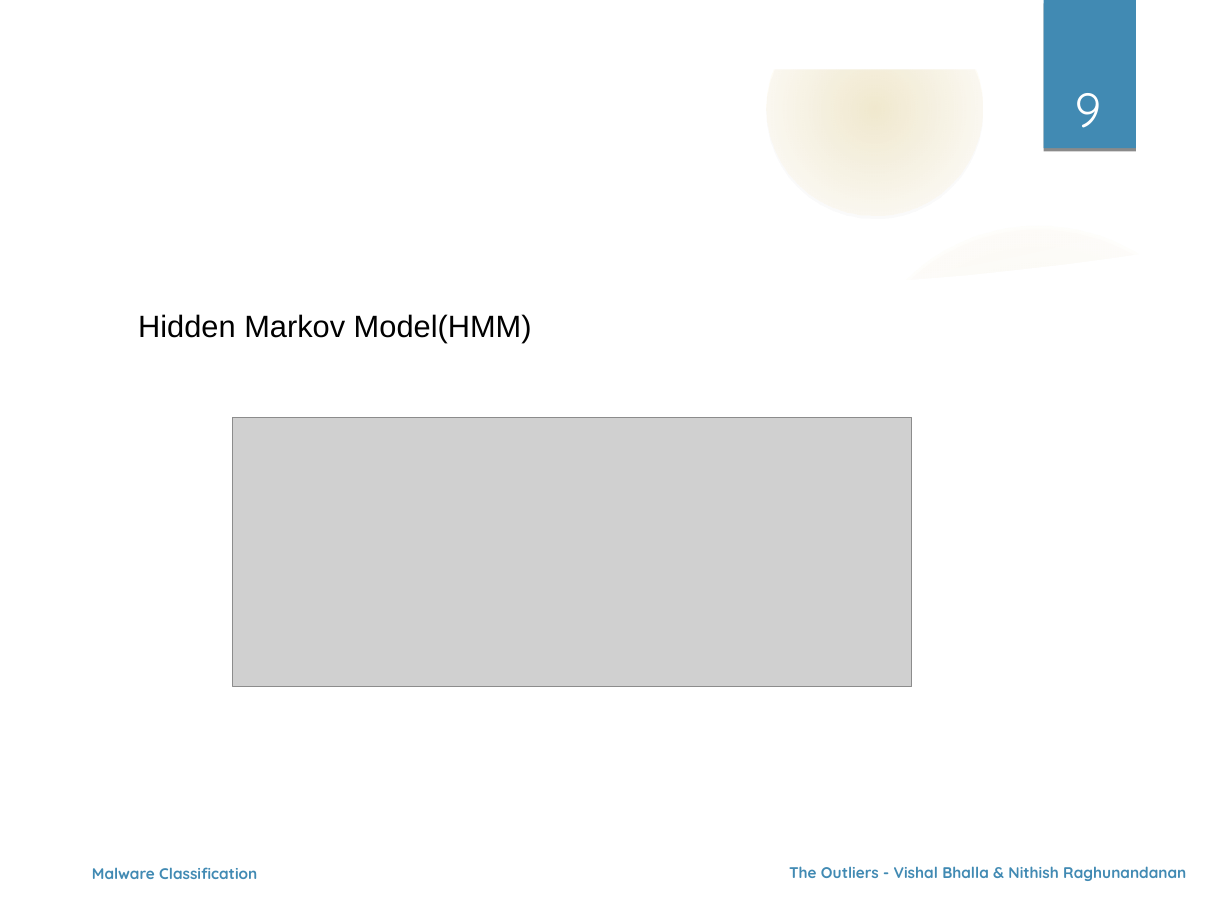
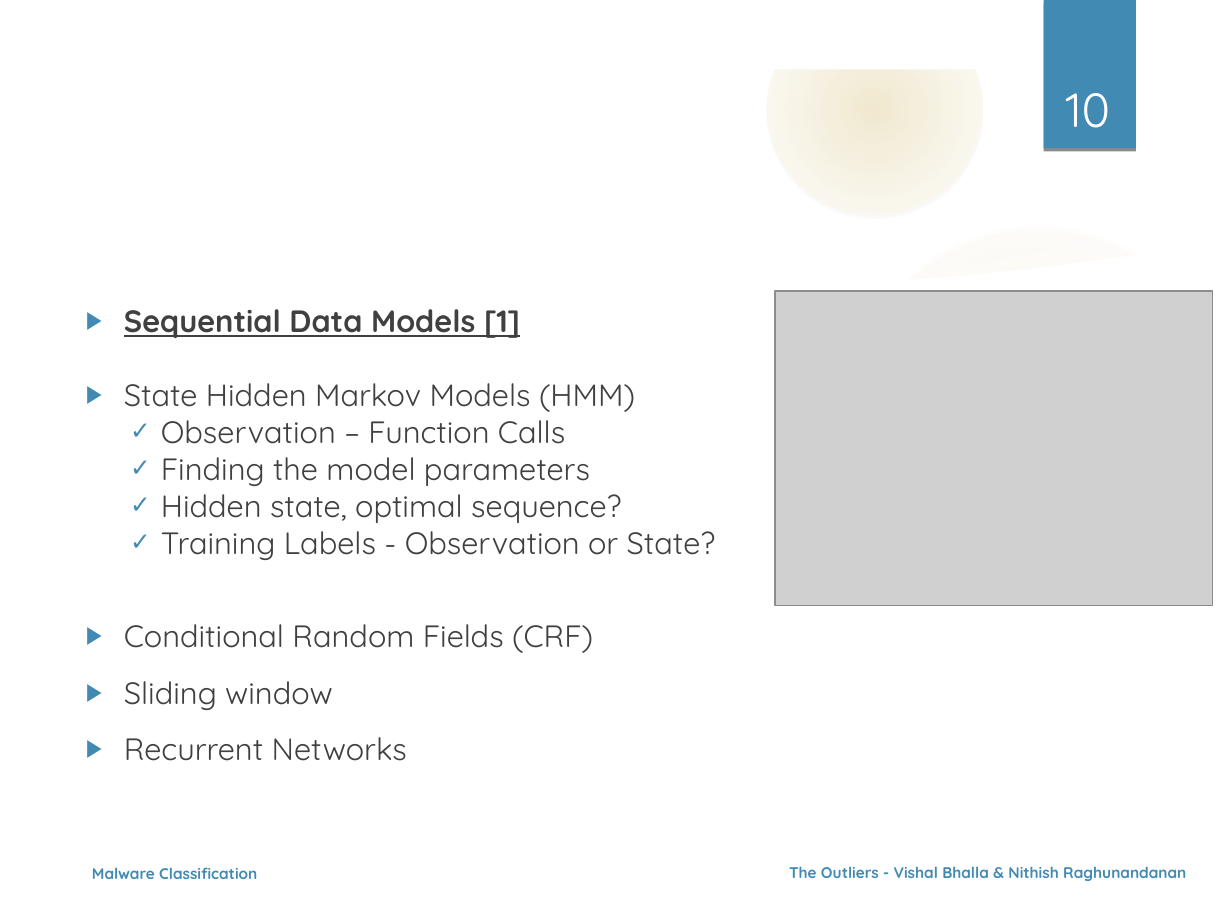
Before and after one commit to nehgu/Anomaly-Detection, a slide deck: slide 10 of Challenges/Malware_Classification_On_Behavioral_Data_Challenge_5/Ppt_Malware_Classification_Challenge_5.odp (slide 9 before the commit). Drawn at 1232x924 pixels with LibreOffice and Linux fonts; fonts in the diff are those of the drawing; grey boxes stand for pictures; background and template pictures are left out. Boxes give left, top, right and bottom in pixels: in the first picture for what was removed or moved away, otherwise in the second. Text is boxed around its words. In the diff, an @@ line names an element or a change of style, - is before the commit and + after.

```diff
--- a/Challenges/Malware_Classification_On_Behavioral_Data_Challenge_5/Ppt_Malware_Classification_Challenge_5.odp
+++ b/Challenges/Malware_Classification_On_Behavioral_Data_Challenge_5/Ppt_Malware_Classification_Challenge_5.odp
@@ page number at (1066,93,1110,128): text changed @@
-9
+10
@@ picture: place and size @@
-picture at (233,418,912,687)
+picture at (775,291,1212,605)
@@ text added at (124,309,716,761), 18 pt, text #404040 @@
+  ▶ Sequential Data Models [1]
+  ▶ State Hidden Markov Models (HMM)
+    ✓ Observation – Function Calls
+    ✓ Finding the model parameters
+    ✓ Hidden state, optimal sequence?
+    ✓ Training Labels - Observation or State?
+  ▶ Conditional Random Fields (CRF)
+  ▶ Sliding window
+  ▶ Recurrent Networks
@@ text removed at (138,314,532,343) @@
-Hidden Markov Model(HMM)
```
Also in this commit, not shown: 11 other slides changed, 2 slides added, 2 other files.
